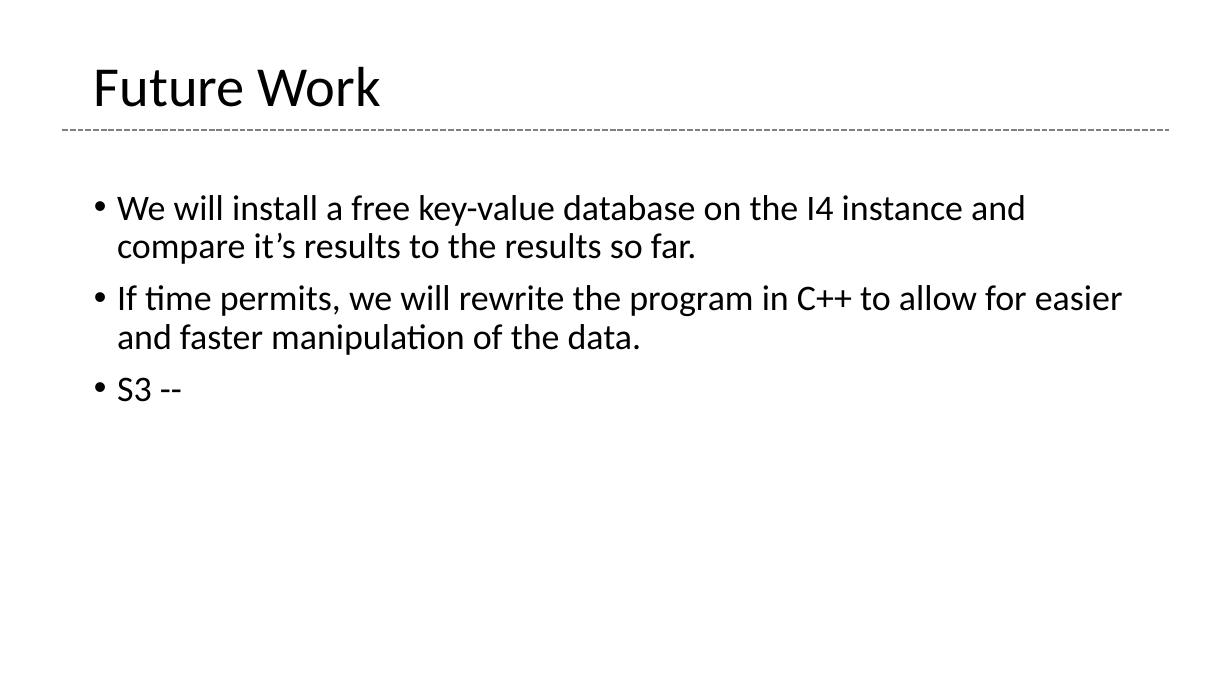
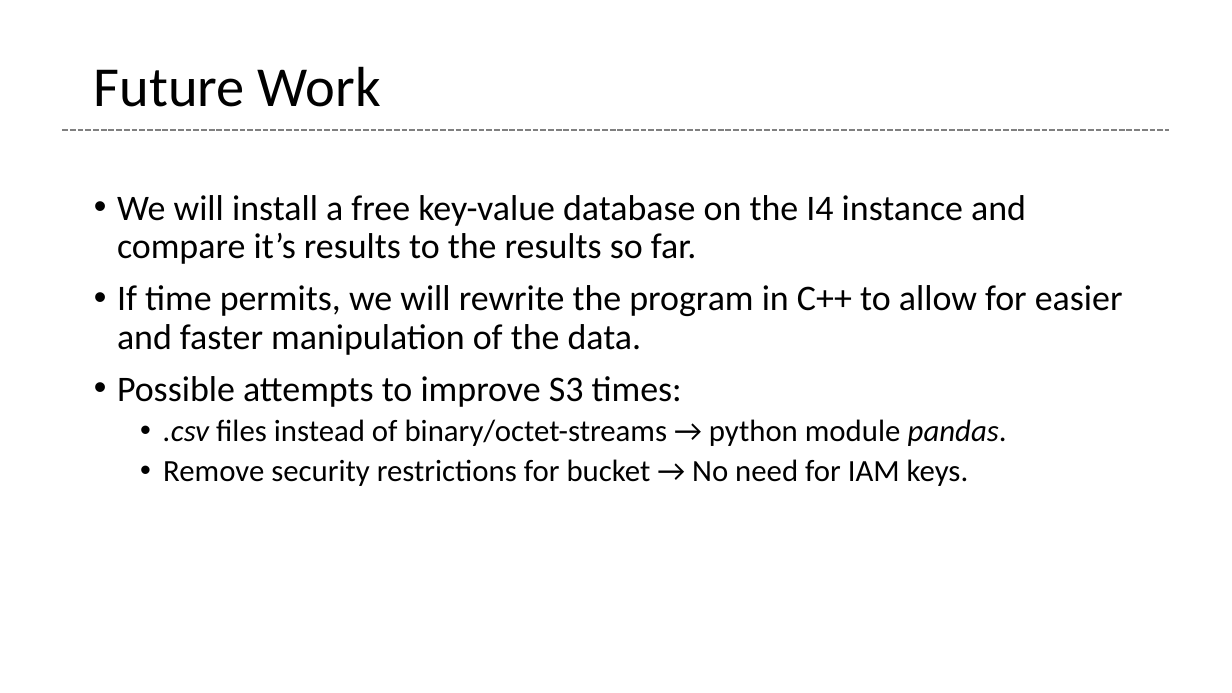
Before and after one commit to glenntu15/BuildVoterDatabase, a slide deck: slide 24 of Proj_presentation.pptx. Drawn at 1232x693 pixels with LibreOffice and Linux fonts; fonts in the diff are those of the drawing. Boxes give left, top, right and bottom in pixels: in the first picture for what was removed or moved away, otherwise in the second. Text is boxed around its words. In the diff, an @@ line names an element or a change of style, - is before the commit and + after.

```diff
--- a/Proj_presentation.pptx
+++ b/Proj_presentation.pptx
@@ text at (117,376,1007,486): text changed; size 28 to 24 pt @@
-• S3 --
+• Possible attempts to improve S3 times:
+  • .csv files instead of binary/octet-streams → python module pandas.
+  • Remove security restrictions for bucket → No need for IAM keys.
```
Also in this commit, not shown: 7 other slides changed.
